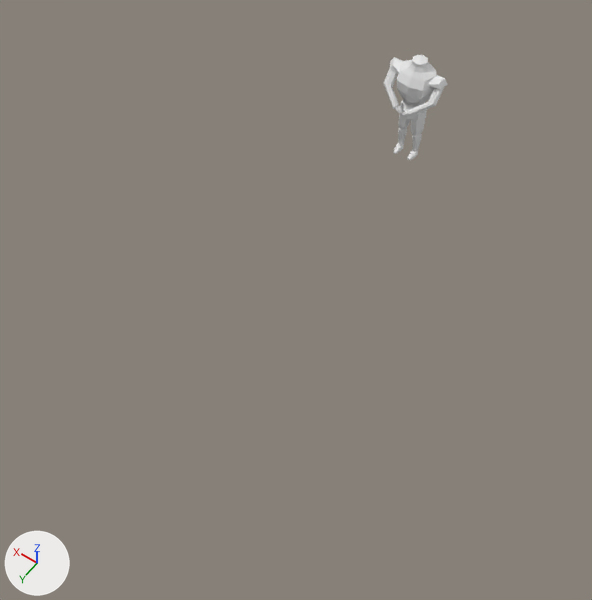
The Blender file blender_projects/judge.blend, before and after one commit.
Rendered twice from a 50 mm lens placed at (-28.1, 42.6, 68.1), pointed at (-1.1, 4.7, 8.6). The axes (+X, +Y, +Z) are drawn at lower left. The lights are the same throughout. The picture after the commit comes second.

In view in the first picture: 'body'.
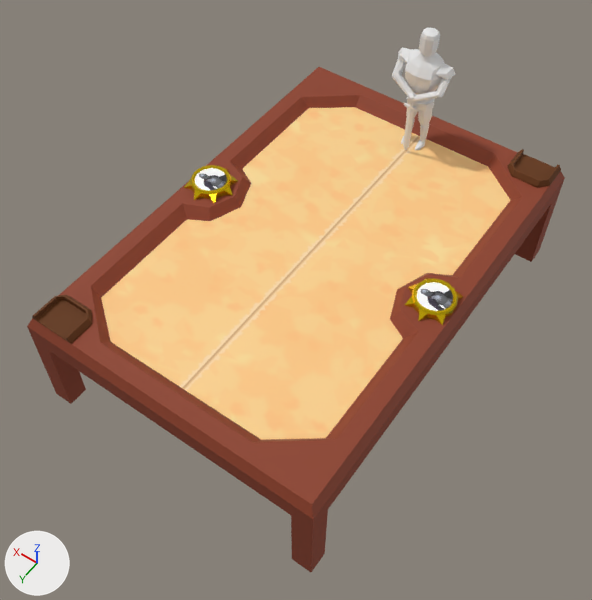
Commit message: updated the game's judge model

Pixel boxes (x1, y1, x2, y2) of what changed, in the pictures (592 x 600 px; the box of a moved part takes in the faces that stretch with it):
'table', shown (beige): after (27, 107, 565, 572)
'elevation', shown (brown): after (27, 67, 565, 519)
'body', reshaped, moved (17% taller): before (384, 55, 448, 160); after (391, 27, 455, 150)
'deck_slot_front', shown (brown): after (32, 294, 92, 344)
'emblem_2', shown: after (405, 278, 463, 325)
'emblem_1', shown: after (184, 165, 238, 203)
'deck_slot_back', shown (brown): after (507, 149, 561, 188)
'sword', shown: after (403, 100, 419, 151)
part 1 of me_body, reshaped: before (393, 55, 444, 90); after (401, 27, 453, 80)
part 2 of me_body, moved or reshaped: before (384, 68, 444, 116); after (391, 59, 452, 102)

Diff of the bpy script that builds the scene:
```diff
--- a/blender_projects/judge.blend.py
+++ b/blender_projects/judge.blend.py
@@ me_body @@
 # used by ob_body; location = (0.0, -16.6, 19.6)
-me_body.from_pydata(...)  # 384 vertices, 380 faces; spans x -3.1..3.1, y -1.36..2.56, z -8.9..2.31
+me_body.from_pydata(...)  # 414 vertices, 412 faces; spans x -3.1..3.1, y -1.36..2.4, z -8.9..4.23
+# me_body part 1
+# 1 vertex is removed from x 0.0, y 0.0, z 2.31
+# 8 faces are deleted
+# 20 vertices move from x -1.85..1.85, y -0.77..0.77, z 1.18..2.16 to x -1.85..1.85, y -0.71..0.71, z 1.43..2.15
+# 28 vertices are added at x -0.86..0.86, y -0.84..0.96, z 2.1..4.23
+# 5 new vertices lie (0.0, 0.0, 1.11) away from vertices in x -0.86..0.86, y -0.84..0.01, z 2.62
+# 40 new faces join them
+# me_body part 2
+# 4 vertices are removed from x -0.47..0.47, y 1.92..1.95, z -2.44..-2.37
+# 12 faces are deleted
+# 98 vertices move from x -2.88..2.88, y 0.89..2.56, z -2.63..-0.73 to x -2.75..2.82, y 0.72..2.4, z -2.42..-0.69
+# 2 vertices are added at (0.12, 1.66, -2.18), (-0.02, 1.74, -1.84)
+# 12 new faces join them
@@ ob_emblem_1 @@
 ob_emblem_1.rotation_euler = (0.0, 0.0, 0.201)  # degrees (0, 0, 12)
-ob_emblem_1.hide_set(True)
@@ ob_emblem_2 @@
 ob_emblem_2.rotation_euler = (0.0, 0.0, 0.201)  # degrees (0, 0, 12)
-ob_emblem_2.hide_set(True)
@@ ob_table @@
 ob_table.scale = (26.0, 40.0, 2.0)
-ob_table.hide_set(True)
@@ ob_elevation @@
 ob_elevation.scale = (2.0, 40.0, 1.0)
-ob_elevation.hide_set(True)
@@ ob_deck_slot_front @@
 ob_deck_slot_front.scale = (0.5, 0.5, 0.5)
-ob_deck_slot_front.hide_set(True)
@@ ob_deck_slot_back @@
 ob_deck_slot_back.scale = (0.5, 0.5, 0.5)
-ob_deck_slot_back.hide_set(True)
@@ ob_body @@
 ob_body = bpy.data.objects.new('body', me_body)
-ob_body.location = (0.0, -16.6, 19.6)
+ob_body.location = (0.0, -18.1, 19.9)
@@ ob_sword @@
 ob_sword.scale = (0.7, 0.3, 5.5)
-ob_sword.hide_set(True)
```
